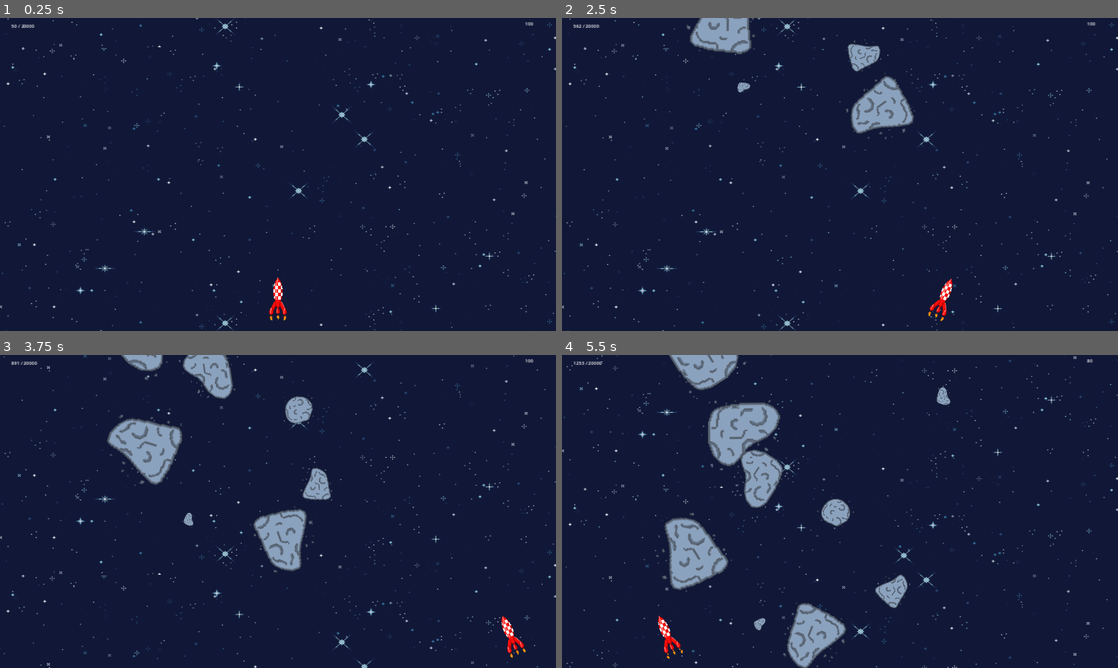
Above: before the commit, frames 1-4 (two rows, left to right).
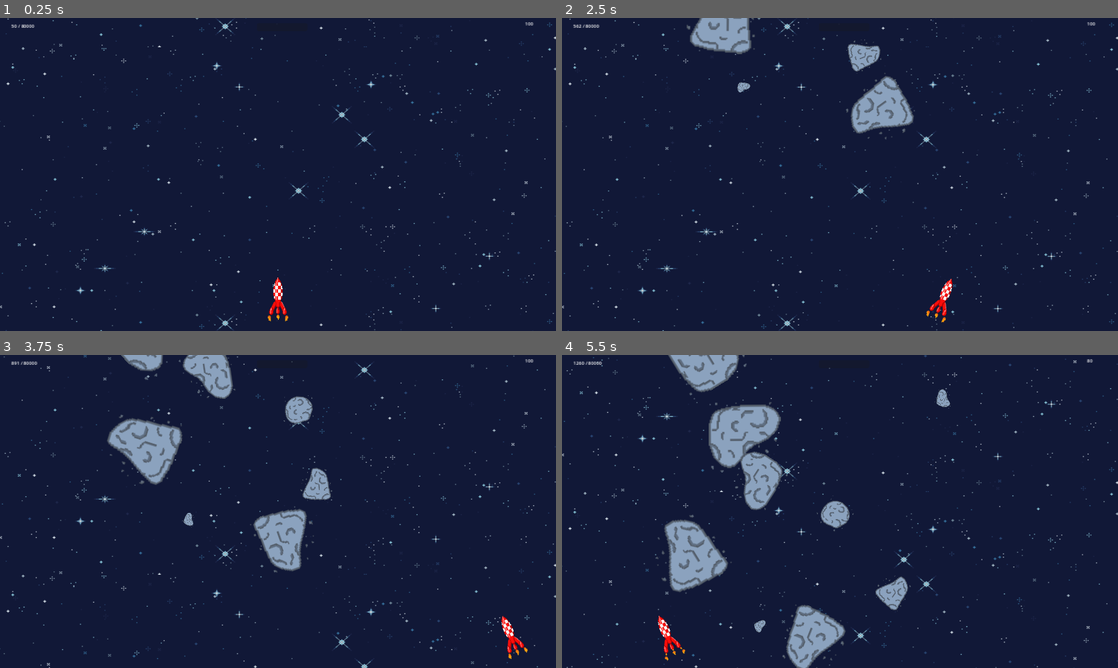
Above: after the commit, the same moments.

Repository: Zenika/tomato-rocket
Game: Godot game, scene res://scenes/race_screen.tscn
The game is run twice, just before and just after one commit, with the same random seed, the same clock (stepped at 60 frames per second) and the same inputs.
Inputs:
- Up to frame 1 (0.25 s): no input
- Up to frame 2 (2.5 s): hold Right (move_right) 0.53-1.28 s; hold Space (boost, bound only after the commit) 0.53-1.28 s; hold Left (move_left) 1.28-2.03 s; tap Space (boost, bound only after the commit) at 1.35 s; hold Right (move_right) from 2.03 s (still down); hold Space (boost, bound only after the commit) from 2.03 s (still down)
- Up to frame 3 (3.75 s): release Space (boost, bound only after the commit) at 2.78 s; tap Space (boost, bound only after the commit) at 2.85 s; release Right (move_right) at 3.53 s; hold Left (move_left) from 3.53 s (still down); hold Space (boost, bound only after the commit) from 3.53 s (still down)
- Up to frame 4 (5.5 s): keep holding Left (move_left); release Space (boost, bound only after the commit) at 4.28 s; tap Space (boost, bound only after the commit) at 4.35 s; hold Space (boost, bound only after the commit) from 5.03 s (still down)

The runs differ from the first frame. In frame 1, less than 0.1% of the frame differs, in the area x 3-52%, y 2-97%; in frame 2, less than 0.1%; in frame 3, less than 0.1%; in frame 4, 5.4%, in the area x 0-100%, y 0-100%.

Commit message:
add boost

Diff:
--- /dev/null
+++ b/actors/boost.gd
@@ -0,0 +1,34 @@
+extends Area2D
+
+var vertical_speed
+var speed_coef
+const side_movement = 0.4
+
+var velocity = Vector2.ZERO
+
+func _ready():
+	rotation = randf() * PI
+	speed_coef = randf()
+
+	velocity.y += 1
+
+	if velocity.length() > 0:
+		velocity = velocity.normalized()
+
+# Called every frame. 'delta' is the elapsed time since the previous frame.
+func _process(delta):
+	rotation += 4 * delta
+	vertical_speed = get_parent().vertical_speed
+	position += delta * velocity * vertical_speed
+
+func set_vertical_speed(speed):
+	vertical_speed = speed * speed_coef
+
+func _on_collision_polygon_2d_body_entered(body):
+	if body is Player:
+		get_parent().fill_boost()
+		queue_free()
+
+
+func _on_visible_on_screen_notifier_2d_screen_exited():
+	queue_free()
--- /dev/null
+++ b/actors/boost.tscn
@@ -0,0 +1,42 @@
+[gd_scene load_steps=5 format=3 uid="uid://mltrbsla6lvm"]
+
+[ext_resource type="Script" path="res://actors/boost.gd" id="1_thv4r"]
+[ext_resource type="Texture2D" uid="uid://c21cxwyqp4imf" path="res://resources/assets/boost/boost.png" id="2_eyvq4"]
+
+[sub_resource type="RectangleShape2D" id="RectangleShape2D_enolf"]
+size = Vector2(9.57792, 14.6104)
+
+[sub_resource type="SpriteFrames" id="SpriteFrames_facgh"]
+animations = [{
+"frames": [{
+"duration": 1.0,
+"texture": ExtResource("2_eyvq4")
+}],
+"loop": true,
+"name": &"idle",
+"speed": 5.0
+}]
+
+[node name="Boost" type="Area2D"]
+scale = Vector2(3.08, 3.08)
+script = ExtResource("1_thv4r")
+
+[node name="CollisionShape2D" type="CollisionShape2D" parent="."]
+position = Vector2(-0.162338, -0.324674)
+scale = Vector2(2, 2)
+shape = SubResource("RectangleShape2D_enolf")
+
+[node name="BoostSprite2D" type="AnimatedSprite2D" parent="."]
+unique_name_in_owner = true
+position = Vector2(-3.57143, -0.649351)
+sprite_frames = SubResource("SpriteFrames_facgh")
+animation = &"idle"
+
+[node name="VisibleOnScreenNotifier2D" type="VisibleOnScreenNotifier2D" parent="."]
+visible = false
+position = Vector2(-1.13636, -0.487013)
+scale = Vector2(2.90584, 2.97078)
+
+[connection signal="body_entered" from="." to="." method="_on_collision_polygon_2d_body_entered"]
+[connection signal="tree_exited" from="BoostSprite2D" to="." method="_on_animated_sprite_2d_tree_exited"]
+[connection signal="screen_exited" from="VisibleOnScreenNotifier2D" to="." method="_on_visible_on_screen_notifier_2d_screen_exited"]
--- a/actors/enemy.tscn
+++ b/actors/enemy.tscn
@@ -1,18 +1,18 @@
 [gd_scene load_steps=7 format=3 uid="uid://cdeub1sx05uh4"]
 
-[ext_resource type="Texture2D" uid="uid://debjsgns52ni1" path="res://resources/assets/obsticals/Illustration_sans_titre 5.png" id="1_v2b72"]
 [ext_resource type="Script" path="res://actors/enemy.gd" id="1_wg2h5"]
-[ext_resource type="Texture2D" uid="uid://dyr0swbppkd5a" path="res://resources/assets/obsticals/Illustration_sans_titre 7.png" id="3_volpj"]
-[ext_resource type="Texture2D" uid="uid://bufwetrbtisf7" path="res://resources/assets/obsticals/Illustration_sans_titre 6.png" id="4_fvxvu"]
+[ext_resource type="Texture2D" uid="uid://debjsgns52ni1" path="res://resources/assets/obsticals/asteroid1.png" id="2_q6mf1"]
+[ext_resource type="Texture2D" uid="uid://dyr0swbppkd5a" path="res://resources/assets/obsticals/asteroid2.png" id="3_wqyoo"]
+[ext_resource type="Texture2D" uid="uid://bufwetrbtisf7" path="res://resources/assets/obsticals/asteroid3.png" id="4_587gb"]
 
 [sub_resource type="CircleShape2D" id="CircleShape2D_n44tn"]
-radius = 12.0229
+radius = 7.87463
 
 [sub_resource type="SpriteFrames" id="SpriteFrames_sbn1m"]
 animations = [{
 "frames": [{
 "duration": 1.0,
-"texture": ExtResource("1_v2b72")
+"texture": ExtResource("2_q6mf1")
 }],
 "loop": true,
 "name": &"asteroid1",
@@ -20,7 +20,7 @@
 }, {
 "frames": [{
 "duration": 1.0,
-"texture": ExtResource("3_volpj")
+"texture": ExtResource("3_wqyoo")
 }],
 "loop": true,
 "name": &"asteroid2",
@@ -28,7 +28,7 @@
 }, {
 "frames": [{
 "duration": 1.0,
-"texture": ExtResource("4_fvxvu")
+"texture": ExtResource("4_587gb")
 }],
 "loop": true,
 "name": &"asteroid3",
--- a/actors/finish_line.gd
+++ b/actors/finish_line.gd
@@ -21,5 +21,4 @@
 
 func _on_collision_polygon_2d_body_entered(body):
 	if body is Player:
-		get_parent().vertical_speed = 0
-		get_parent().finish_game()
+		get_parent().win_game()
--- a/actors/player.tscn
+++ b/actors/player.tscn
@@ -67,7 +67,7 @@
 
 [node name="FlamesAnimation" type="AnimatedSprite2D" parent="."]
 position = Vector2(2.08165e-12, 74)
-scale = Vector2(2, 2)
+scale = Vector2(2.5, 2.5)
 sprite_frames = SubResource("SpriteFrames_k2tgf")
 frame_progress = 0.338726
 speed_scale = 21.68
--- a/objects/background.gd
+++ b/objects/background.gd
@@ -4,7 +4,7 @@
 var c = 2
 
 func _process(delta: float) -> void:
-	var camera_velocity = Vector2(0, min(vertical_speed, 500) * c)
+	var camera_velocity = Vector2(0, min(vertical_speed, 800) * c)
 	var new_offset: Vector2 = get_scroll_offset() + camera_velocity * delta
 	set_scroll_offset(new_offset)
 
--- a/project.godot
+++ b/project.godot
@@ -37,6 +37,12 @@
 , Object(InputEventJoypadMotion,"resource_local_to_scene":false,"resource_name":"","device":-1,"axis":0,"axis_value":1.0,"script":null)
 ]
 }
+boost={
+"deadzone": 0.5,
+"events": [Object(InputEventKey,"resource_local_to_scene":false,"resource_name":"","device":-1,"window_id":0,"alt_pressed":false,"shift_pressed":false,"ctrl_pressed":false,"meta_pressed":false,"pressed":false,"keycode":0,"physical_keycode":32,"key_label":0,"unicode":32,"echo":false,"script":null)
+, Object(InputEventJoypadButton,"resource_local_to_scene":false,"resource_name":"","device":-1,"button_index":2,"pressure":0.0,"pressed":false,"script":null)
+]
+}
 
 [rendering]
 
--- a/scenes/race_screen.gd
+++ b/scenes/race_screen.gd
@@ -1,42 +1,53 @@
 extends Node2D
 
 @export var enemy_scene: PackedScene
-@export var finish_line_scene: PackedScene
+@export var boost_scene: PackedScene
 @export var vertical_speed = 200
-
 @onready var health_label = $Health
 @onready var distance_label = $Distance
+@onready var boost_progress_bar = $BoostProgressBar
 const speed_multiplicator = 20
 var is_finished = false
 
-const race_length = 20000
+const race_length = 80000
 var traveled_distance = 0
 
 const window_height = 950
 const window_width = 1920
+
 var health = 100
+var is_boost_enabled = false
+
+func _ready():
+	new_game()
 
 func new_game():
-	$EnemyTimer.start()
-	$Player.start($PlayerPosition.position)
-
-func _ready():
 	health_label.text = str(health)
 	distance_label.text = str(traveled_distance) + '/' + str(race_length)
-	new_game()
+	boost_progress_bar.value = 0
+
+	$EnemyTimer.start()
+	$BoostTimer.start()
+	$Player.start($PlayerPosition.position)
 
 func hurt_player():
 	health -= 10
 	health_label.text = str(health)
-	vertical_speed /= 2;
+	vertical_speed /= 2
 	if health <= 0:
 		finish_game()
+
+func fill_boost():
+	boost_progress_bar.value += 25
+	is_boost_enabled = boost_progress_bar.value >= 100
 
 func _process(delta):
 	if (is_finished):
 		vertical_speed = 0
 	else:
 		vertical_speed = vertical_speed + delta * speed_multiplicator
+		if Input.is_action_pressed("boost"):
+			boost()
 
 	$Background.set_vertical_speed(vertical_speed)
 	traveled_distance += vertical_speed * delta
@@ -46,13 +57,29 @@
 
 	distance_label.text = str(int(traveled_distance)) + ' / ' + str(race_length)
 
+func _on_enemy_timer_timeout():
+	var enemy = enemy_scene.instantiate()
+	enemy.position = Vector2(window_width * randf(), -100)
+	add_child(enemy)
+
+func boost():
+	if is_boost_enabled:
+		reset_boost()
+		vertical_speed += 200
+
+func _on_boost_timer_timeout():
+	var jerrycan = boost_scene.instantiate()
+	jerrycan.position = Vector2(window_width * randf(), -100)
+	add_child(jerrycan)
+
+func win_game():
+	vertical_speed = 0
+	finish_game()
+
 func finish_game():
 	is_finished = true
 	$Player.stop($PlayerPosition.position)
 
-
-func _on_enemy_timer_timeout():
-	var enemy = enemy_scene.instantiate()
-	enemy.position = Vector2(window_width * randf(), -100)
-	add_child(enemy)
-	#enemy.set_vertical_speed(vertical_speed)
+func reset_boost():
+	boost_progress_bar.value = 0
+	is_boost_enabled = false
--- a/scenes/race_screen.tscn
+++ b/scenes/race_screen.tscn
@@ -1,10 +1,11 @@
-[gd_scene load_steps=7 format=3 uid="uid://b7gtyflc5b2o5"]
+[gd_scene load_steps=9 format=3 uid="uid://b7gtyflc5b2o5"]
 
 [ext_resource type="Script" path="res://scenes/race_screen.gd" id="1_lc0uc"]
 [ext_resource type="PackedScene" uid="uid://djfsmn2nrjiuu" path="res://actors/player.tscn" id="2_ig1mj"]
 [ext_resource type="PackedScene" uid="uid://cfj6xv2xongn0" path="res://objects/background.tscn" id="3_ounkw"]
 [ext_resource type="PackedScene" uid="uid://boorheqgs8kja" path="res://actors/finish_line.tscn" id="3_qg17w"]
 [ext_resource type="PackedScene" uid="uid://cdeub1sx05uh4" path="res://actors/enemy.tscn" id="5_6srgp"]
+[ext_resource type="PackedScene" uid="uid://mltrbsla6lvm" path="res://actors/boost.tscn" id="6_ife0x"]
 
 [sub_resource type="Curve2D" id="Curve2D_xe6ri"]
 _data = {
@@ -12,9 +13,16 @@
 }
 point_count = 6
 
+[sub_resource type="Curve2D" id="Curve2D_k1rs0"]
+_data = {
+"points": PackedVector2Array(0, 0, 0, 0, 3, -114, 0, 0, 0, 0, 1, -302, 0, 0, 0, 0, 1926, -282, 0, 0, 0, 0, 1926, -110, 0, 0, 0, 0, 7, -111, 0, 0, 0, 0, 3, -114)
+}
+point_count = 6
+
 [node name="RaceScreen" type="Node2D"]
 script = ExtResource("1_lc0uc")
 enemy_scene = ExtResource("5_6srgp")
+boost_scene = ExtResource("6_ife0x")
 
 [node name="PlayerPosition" type="Marker2D" parent="."]
 position = Vector2(960, 960)
@@ -38,6 +46,14 @@
 offset_right = 416.0
 offset_bottom = 55.0
 
+[node name="BoostProgressBar" type="ProgressBar" parent="."]
+offset_left = 887.0
+offset_top = 18.0
+offset_right = 1062.0
+offset_bottom = 45.0
+step = 1.0
+show_percentage = false
+
 [node name="EnemyTimer" type="Timer" parent="."]
 wait_time = 0.52
 
@@ -49,4 +65,15 @@
 position = Vector2(1, 5)
 rotation = -0.00104275
 
+[node name="BoostTimer" type="Timer" parent="."]
+wait_time = 5.0
+
+[node name="BoostPath" type="Path2D" parent="."]
+curve = SubResource("Curve2D_k1rs0")
+
+[node name="BoostSpawnLocation" type="PathFollow2D" parent="BoostPath"]
+position = Vector2(3, -114)
+rotation = -1.58143
+
 [connection signal="timeout" from="EnemyTimer" to="." method="_on_enemy_timer_timeout"]
+[connection signal="timeout" from="BoostTimer" to="." method="_on_boost_timer_timeout"]
Binary file added: resources/assets/boost/boost.png
Not shown, changed: resources/assets/boost/boost.png.import
Renamed: resources/assets/obsticals/Illustration_sans_titre 5.png -> resources/assets/obsticals/asteroid1.png
Not shown, added: resources/assets/obsticals/asteroid1.png.import
Renamed: resources/assets/obsticals/Illustration_sans_titre 7.png -> resources/assets/obsticals/asteroid2.png
Not shown, changed: resources/assets/obsticals/asteroid2.png.import
Renamed: resources/assets/obsticals/Illustration_sans_titre 6.png -> resources/assets/obsticals/asteroid3.png
Not shown, changed: resources/assets/obsticals/asteroid3.png.import
